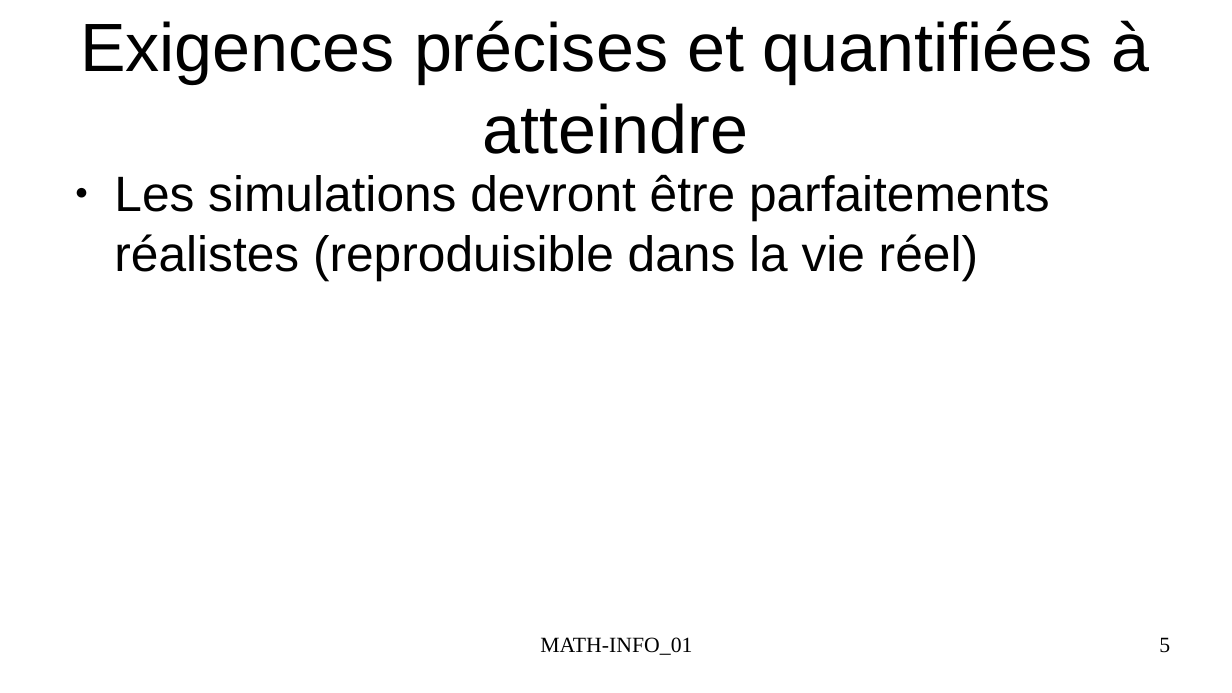
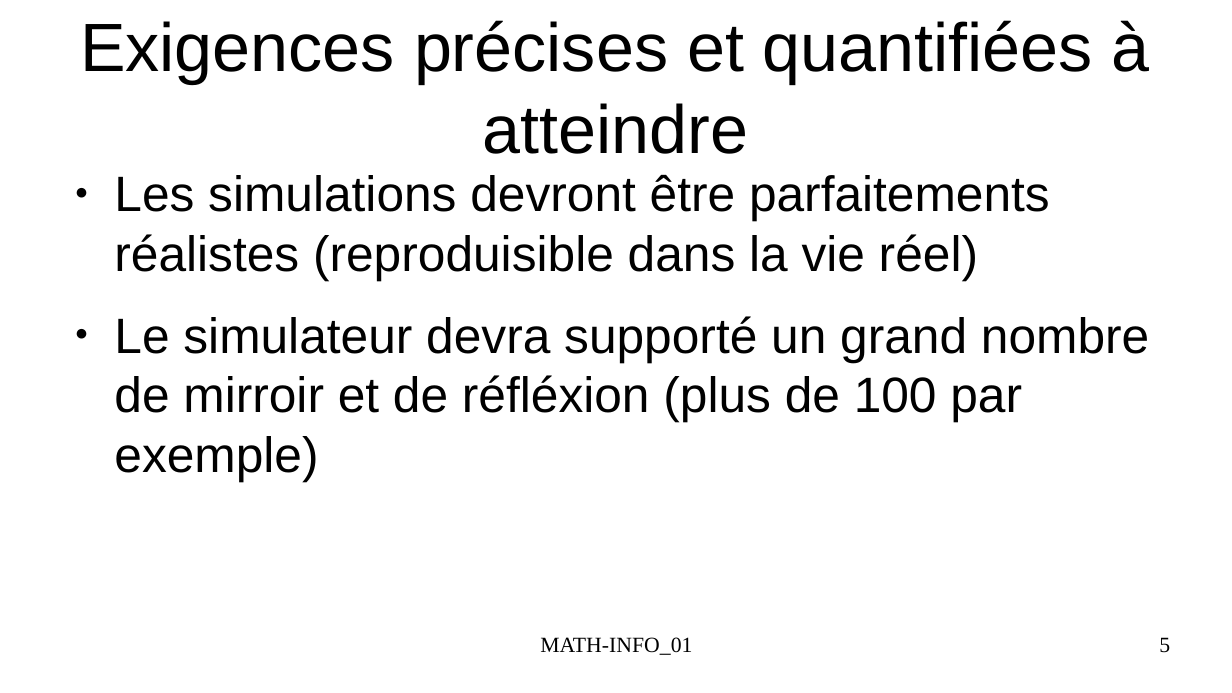
Before and after one commit to FlashOnFire/MirrorVerse, a slide deck: slide 5 of project_managment/presentation1.odp. Drawn at 1232x693 pixels with LibreOffice and Linux fonts; fonts in the diff are those of the drawing. Boxes give left, top, right and bottom in pixels: in the first picture for what was removed or moved away, otherwise in the second. Text is boxed around its words. In the diff, an @@ line names an element or a change of style, - is before the commit and + after.

```diff
--- a/project_managment/presentation1.odp
+++ b/project_managment/presentation1.odp
@@ text at <box>114,316,1149,481</box>: paragraph added @@
+● Le simulateur devra supporté un grand nombre de mirroir et de réfléxion (plus de 100 par exemple)
```
Also in this commit, not shown: 3 other slides changed, 1 other file.
